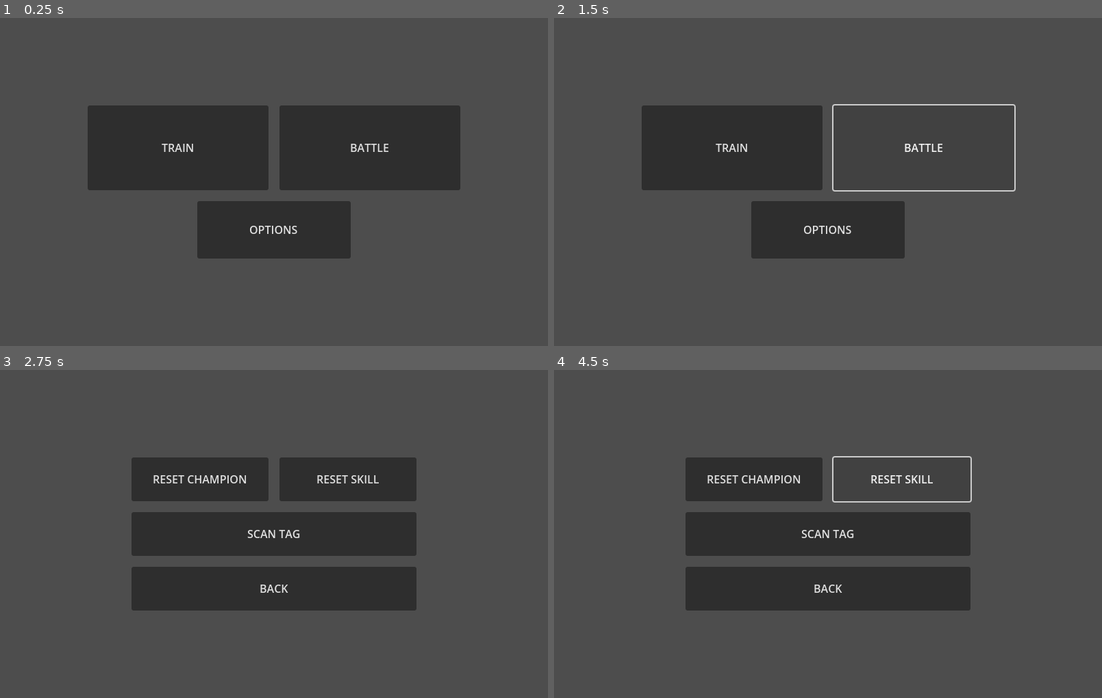
Above: before the commit, frames 1-4 (two rows, left to right).
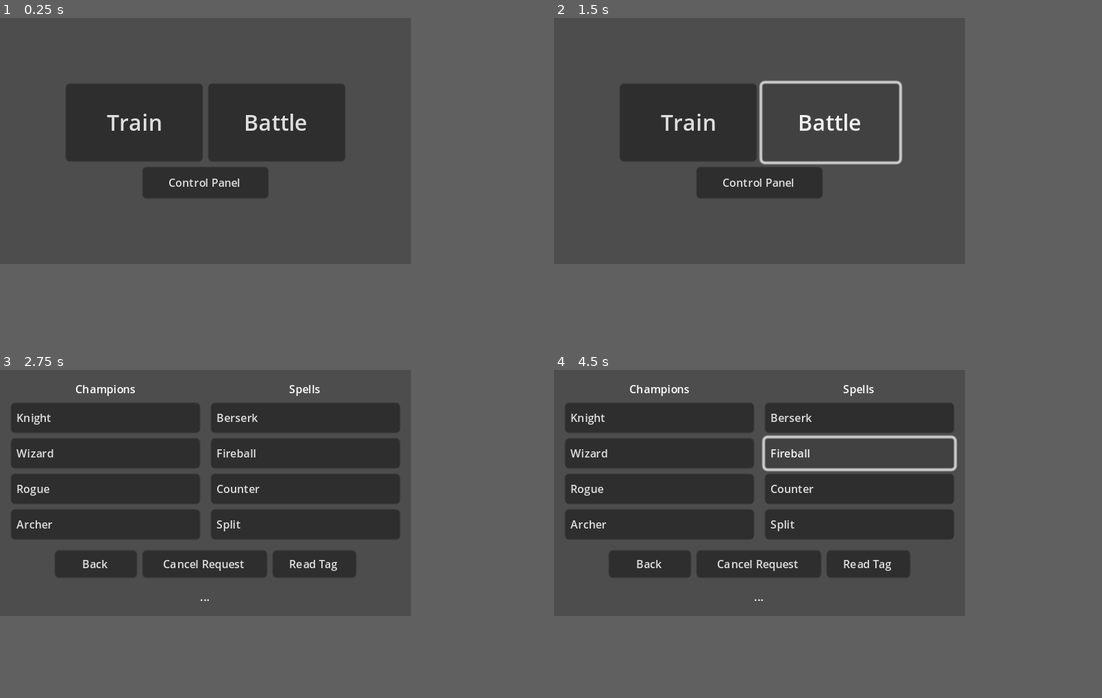
Above: after the commit, the same moments.

Repository: PixelPorridge/MakerLabGame
Game: Godot game, scene res://Scenes/Menu/Menu.tscn
The game is run twice, just before and just after one commit, with the same random seed, the same clock (stepped at 60 frames per second) and the same inputs.
Inputs (mouse positions are in pixels of both pictures, inside the frame that each line leads up to):
- Up to frame 1 (0.25 s): no input
- Up to frame 2 (1.5 s): click "TRAIN" (after the commit: "Train") at 0.5 s; click "BATTLE" (after the commit: "Battle") at 1.25 s
- Up to frame 3 (2.75 s): click (274, 583) at 2 s, where only the run before the commit has a clickable "OPTIONS"
- Up to frame 4 (4.5 s): click (751, 478) at 2.75 s, where only the run before the commit has a clickable "RESET CHAMPION"; click (696, 432) at 3.5 s, where only the run after the commit has a clickable "Knight"; click (904, 478) at 4.25 s, where only the run before the commit has a clickable "RESET SKILL"
In our replay, the window is 800x480 before the commit and 600x360 after it. These sizes can differ from the game's own. Grey fills any space a smaller window leaves; there, only what the larger window draws over its background counts as a difference.

The runs differ from the first frame. In frame 1, 18% of the frame differs, in the area x 12-84%, y 20-74%; in frame 2, 11%; in frame 3, 27%, in the area x 2-76%, y 4-74%; in frame 4, 26%.

Commit message:
Added champion/spell constants

Diff:
--- a/Global.gd
+++ /dev/null
@@ -1,3 +0,0 @@
-extends Node
-
-const SERVER = "http://127.0.0.1:5000"
--- /dev/null
+++ b/Globals/Champion.gd
@@ -0,0 +1,71 @@
+extends Node
+
+const ID = "_id"
+const CHAMPION = "champion"
+
+const LEVEL = "level"
+const EXP = "exp"
+
+const STRENGTH = "strength"
+const DEFENCE = "defence"
+const SPEED = "speed"
+const DEXTERITY = "dexterity"
+const VITALITY = "vitality"
+const WISDOM = "wisdom"
+
+const KNIGHT = 0
+const WIZARD = 1
+const ROGUE = 2
+const ARCHER = 3
+
+const CHAMPION_STATS = {
+	KNIGHT: {
+		STRENGTH: 3,
+		DEFENCE: 5,
+		SPEED: 1,
+		DEXTERITY: 2,
+		VITALITY: 5,
+		WISDOM: 2
+	},
+
+	WIZARD: {
+		STRENGTH: 5,
+	 	DEFENCE: 1,
+	 	SPEED: 3,
+	 	DEXTERITY: 2,
+	 	VITALITY: 2,
+	 	WISDOM: 5
+	},
+
+	ROGUE: {
+		STRENGTH: 3,
+	 	DEFENCE: 2,
+	 	SPEED: 5,
+	 	DEXTERITY: 5,
+	 	VITALITY: 2,
+	 	WISDOM: 1
+	},
+
+	ARCHER: {
+		STRENGTH: 5,
+	 	DEFENCE: 2,
+	 	SPEED: 2,
+	 	DEXTERITY: 5,
+	 	VITALITY: 1,
+	 	WISDOM: 3
+	}
+}
+
+func get_defaults(champion: int) -> Dictionary:
+	return {
+		ID: null,
+		CHAMPION: champion,
+		LEVEL: 1,
+		EXP: 0,
+		STRENGTH: CHAMPION_STATS[champion][STRENGTH],
+		DEFENCE: CHAMPION_STATS[champion][DEFENCE],
+		SPEED: CHAMPION_STATS[champion][SPEED],
+		DEXTERITY: CHAMPION_STATS[champion][DEXTERITY],
+		VITALITY: CHAMPION_STATS[champion][VITALITY],
+		WISDOM: CHAMPION_STATS[champion][WISDOM]
+	}
--- /dev/null
+++ b/Globals/Server.gd
@@ -0,0 +1,3 @@
+extends Node
+
+const URL = "http://127.0.0.1:5000"
--- /dev/null
+++ b/Globals/Spell.gd
@@ -0,0 +1,15 @@
+extends Node
+
+const ID = "_id"
+const SPELL = "spell"
+
+const BERSERK = 0
+const FIREBALL = 1
+const COUNTER = 2
+const SPLIT = 3
+
+func get_defaults(spell: int) -> Dictionary:
+	return {
+		ID: null,
+		SPELL: spell
+	}
--- a/Scenes/Menu/Menu.gd
+++ b/Scenes/Menu/Menu.gd
@@ -9,8 +9,8 @@
 	pass # Replace with function body.
 
 
-func _on_options_pressed():
-	get_tree().change_scene_to_file("res://Scenes/Options/Options.tscn")
+func _on_control_panel_pressed():
+	get_tree().change_scene_to_file("res://Scenes/Options/ControlPanel.tscn")
 
 
 func _on_quit_pressed():
--- a/Scenes/Menu/Menu.tscn
+++ b/Scenes/Menu/Menu.tscn
@@ -10,7 +10,6 @@
 grow_horizontal = 2
 grow_vertical = 2
 script = ExtResource("1_vfrg0")
-metadata/_edit_use_anchors_ = true
 
 [node name="MarginContainer" type="MarginContainer" parent="."]
 layout_mode = 1
@@ -19,43 +18,43 @@
 anchor_bottom = 1.0
 grow_horizontal = 2
 grow_vertical = 2
-theme_override_constants/margin_left = 128
-theme_override_constants/margin_top = 128
-theme_override_constants/margin_right = 128
-theme_override_constants/margin_bottom = 128
-metadata/_edit_use_anchors_ = true
+theme_override_constants/margin_left = 48
+theme_override_constants/margin_top = 48
+theme_override_constants/margin_right = 48
+theme_override_constants/margin_bottom = 48
 
 [node name="VBoxContainer" type="VBoxContainer" parent="MarginContainer"]
 layout_mode = 2
-theme_override_constants/separation = 16
 
 [node name="HBoxContainer" type="HBoxContainer" parent="MarginContainer/VBoxContainer"]
 layout_mode = 2
 size_flags_vertical = 3
-size_flags_stretch_ratio = 1.5
-theme_override_constants/separation = 16
+size_flags_stretch_ratio = 2.5
 
 [node name="Train" type="Button" parent="MarginContainer/VBoxContainer/HBoxContainer"]
 layout_mode = 2
 size_flags_horizontal = 3
-text = "TRAIN"
+theme_override_font_sizes/font_size = 16
+text = "Train"
 
 [node name="Battle" type="Button" parent="MarginContainer/VBoxContainer/HBoxContainer"]
 layout_mode = 2
 size_flags_horizontal = 3
-text = "BATTLE"
+theme_override_font_sizes/font_size = 16
+text = "Battle"
 
 [node name="MarginContainer" type="MarginContainer" parent="MarginContainer/VBoxContainer"]
 layout_mode = 2
 size_flags_vertical = 3
-theme_override_constants/margin_left = 160
-theme_override_constants/margin_right = 160
+theme_override_constants/margin_left = 56
+theme_override_constants/margin_right = 56
 
-[node name="Options" type="Button" parent="MarginContainer/VBoxContainer/MarginContainer"]
+[node name="ControlPanel" type="Button" parent="MarginContainer/VBoxContainer/MarginContainer"]
 layout_mode = 2
 size_flags_vertical = 3
-text = "OPTIONS"
+theme_override_font_sizes/font_size = 8
+text = "Control Panel"
 
 [connection signal="pressed" from="MarginContainer/VBoxContainer/HBoxContainer/Train" to="." method="_on_train_pressed"]
 [connection signal="pressed" from="MarginContainer/VBoxContainer/HBoxContainer/Battle" to="." method="_on_battle_pressed"]
-[connection signal="pressed" from="MarginContainer/VBoxContainer/MarginContainer/Options" to="." method="_on_options_pressed"]
+[connection signal="pressed" from="MarginContainer/VBoxContainer/MarginContainer/ControlPanel" to="." method="_on_control_panel_pressed"]
--- /dev/null
+++ b/Scenes/Options/ControlPanel.gd
@@ -0,0 +1,121 @@
+extends Control
+
+@export var request_node: HTTPRequest
+@export var result_node: Label
+
+const HEADERS = ["Content-Type: application/json"]
+const POST = HTTPClient.METHOD_POST
+
+var response := "..."
+
+
+func _ready():
+	request_node.request_completed.connect(_on_request_completed)
+
+func _process(_delta):
+	if request_node.get_http_client_status():
+		response = "Scanning..."
+		result_node.add_theme_color_override("font_color", Color.WHITE)
+
+	result_node.text = response
+
+
+func _on_request_completed(result, _response_code, _headers, body):
+	if result == HTTPRequest.RESULT_SUCCESS:
+		response = body.get_string_from_utf8()
+		result_node.add_theme_color_override("font_color", Color.GREEN)
+
+# === Champions ===
+
+# Knight
+func _on_knight_pressed():
+	if not request_node.get_http_client_status():
+
+		var data = Champion.get_defaults(Champion.KNIGHT)
+		var json = JSON.stringify(data)
+
+		request_node.request(Server.URL + "/set-champion", HEADERS, POST, json)
+
+# Wizard
+func _on_wizard_pressed():
+	if not request_node.get_http_client_status():
+
+		var data = Champion.get_defaults(Champion.WIZARD)
+		var json = JSON.stringify(data)
+
+		request_node.request(Server.URL + "/set-champion", HEADERS, POST, json)
+
+# Rogue
+func _on_rogue_pressed():
+	if not request_node.get_http_client_status():
+
+		var data = Champion.get_defaults(Champion.ROGUE)
+		var json = JSON.stringify(data)
+
+		request_node.request(Server.URL + "/set-champion", HEADERS, POST, json)
+
+# Archer
+func _on_archer_pressed():
+	if not request_node.get_http_client_status():
+
+		var data = Champion.get_defaults(Champion.ARCHER)
+		var json = JSON.stringify(data)
+
+		request_node.request(Server.URL + "/set-champion", HEADERS, POST, json)
+
+
+# === Spells ===
+
+# Berserk
+func _on_berserk_pressed():
+	if not request_node.get_http_client_status():
+
+		var data = Spell.get_defaults(Spell.BERSERK)
+		var json = JSON.stringify(data)
+
+		request_node.request(Server.URL + "/set-spell", HEADERS, POST, json)
+
+# Fireball
+func _on_fireball_pressed():
+	if not request_node.get_http_client_status():
+
+		var data = Spell.get_defaults(Spell.FIREBALL)
+		var json = JSON.stringify(data)
+
+		request_node.request(Server.URL + "/set-spell", HEADERS, POST, json)
+
+# Counter
+func _on_counter_pressed():
+	if not request_node.get_http_client_status():
+
+		var data = Spell.get_defaults(Spell.COUNTER)
+		var json = JSON.stringify(data)
+
+		request_node.request(Server.URL + "/set-spell", HEADERS, POST, json)
+
+# Split
+func _on_split_pressed():
+	if not request_node.get_http_client_status():
+
+		var data = Spell.get_defaults(Spell.SPLIT)
+		var json = JSON.stringify(data)
+
+		request_node.request(Server.URL + "/set-spell", HEADERS, POST, json)
+
+
+# === Misc ===
+
+func _on_back_pressed():
+	get_tree().change_scene_to_file("res://Scenes/Menu/Menu.tscn")
+
+
+func _on_cancel_request_pressed():
+	if request_node.get_http_client_status():
+		request_node.cancel_request()
+		response = "Request Cancelled!"
+		result_node.add_theme_color_override("font_color", Color.RED)
+
+
+func _on_read_tag_pressed():
+	if not request_node.get_http_client_status():
+		request_node.request(Server.URL + "/read-tag")
--- /dev/null
+++ b/Scenes/Options/ControlPanel.tscn
@@ -0,0 +1,164 @@
+[gd_scene load_steps=2 format=3 uid="uid://dql0o85rr07gp"]
+
+[ext_resource type="Script" path="res://Scenes/Options/ControlPanel.gd" id="1_d14fi"]
+
+[node name="ControlPanel" type="Control" node_paths=PackedStringArray("request_node", "result_node")]
+layout_mode = 3
+anchors_preset = 15
+anchor_right = 1.0
+anchor_bottom = 1.0
+grow_horizontal = 2
+grow_vertical = 2
+script = ExtResource("1_d14fi")
+request_node = NodePath("Request")
+result_node = NodePath("MarginContainer/VBoxContainer/Result")
+
+[node name="MarginContainer" type="MarginContainer" parent="."]
+layout_mode = 1
+anchors_preset = 15
+anchor_right = 1.0
+anchor_bottom = 1.0
+grow_horizontal = 2
+grow_vertical = 2
+theme_override_constants/margin_left = 8
+theme_override_constants/margin_top = 8
+theme_override_constants/margin_right = 8
+theme_override_constants/margin_bottom = 8
+
+[node name="VBoxContainer" type="VBoxContainer" parent="MarginContainer"]
+layout_mode = 2
+theme_override_constants/separation = 8
+
+[node name="HBoxContainer" type="HBoxContainer" parent="MarginContainer/VBoxContainer"]
+layout_mode = 2
+size_flags_vertical = 3
+theme_override_constants/separation = 8
+
+[node name="VBoxContainer" type="VBoxContainer" parent="MarginContainer/VBoxContainer/HBoxContainer"]
+layout_mode = 2
+size_flags_horizontal = 3
+
+[node name="Label" type="Label" parent="MarginContainer/VBoxContainer/HBoxContainer/VBoxContainer"]
+layout_mode = 2
+theme_override_font_sizes/font_size = 8
+text = "Champions"
+horizontal_alignment = 1
+
+[node name="Knight" type="Button" parent="MarginContainer/VBoxContainer/HBoxContainer/VBoxContainer"]
+layout_mode = 2
+size_flags_vertical = 3
+theme_override_font_sizes/font_size = 8
+text = "Knight"
+alignment = 0
+
+[node name="Wizard" type="Button" parent="MarginContainer/VBoxContainer/HBoxContainer/VBoxContainer"]
+layout_mode = 2
+size_flags_vertical = 3
+theme_override_font_sizes/font_size = 8
+text = "Wizard"
+alignment = 0
+
+[node name="Rogue" type="Button" parent="MarginContainer/VBoxContainer/HBoxContainer/VBoxContainer"]
+layout_mode = 2
+size_flags_vertical = 3
+theme_override_font_sizes/font_size = 8
+text = "Rogue"
+alignment = 0
+
+[node name="Archer" type="Button" parent="MarginContainer/VBoxContainer/HBoxContainer/VBoxContainer"]
+layout_mode = 2
+size_flags_vertical = 3
+theme_override_font_sizes/font_size = 8
+text = "Archer"
+alignment = 0
+
+[node name="VBoxContainer2" type="VBoxContainer" parent="MarginContainer/VBoxContainer/HBoxContainer"]
+layout_mode = 2
+size_flags_horizontal = 3
+
+[node name="Label" type="Label" parent="MarginContainer/VBoxContainer/HBoxContainer/VBoxContainer2"]
+layout_mode = 2
+theme_override_font_sizes/font_size = 8
+text = "Spells"
+horizontal_alignment = 1
+
+[node name="Berserk" type="Button" parent="MarginContainer/VBoxContainer/HBoxContainer/VBoxContainer2"]
+layout_mode = 2
+size_flags_vertical = 3
+theme_override_font_sizes/font_size = 8
+text = "Berserk"
+alignment = 0
+
+[node name="Fireball" type="Button" parent="MarginContainer/VBoxContainer/HBoxContainer/VBoxContainer2"]
+layout_mode = 2
+size_flags_vertical = 3
+theme_override_font_sizes/font_size = 8
+text = "Fireball"
+alignment = 0
+
+[node name="Counter" type="Button" parent="MarginContainer/VBoxContainer/HBoxContainer/VBoxContainer2"]
+layout_mode = 2
+size_flags_vertical = 3
+theme_override_font_sizes/font_size = 8
+text = "Counter"
+alignment = 0
+
+[node name="Split" type="Button" parent="MarginContainer/VBoxContainer/HBoxContainer/VBoxContainer2"]
+layout_mode = 2
+size_flags_vertical = 3
+theme_override_font_sizes/font_size = 8
+text = "Split"
+alignment = 0
+
+[node name="MarginContainer" type="MarginContainer" parent="MarginContainer/VBoxContainer"]
+layout_mode = 2
+size_flags_horizontal = 3
+theme_override_constants/margin_left = 32
+theme_override_constants/margin_right = 32
+
+[node name="HBoxContainer" type="HBoxContainer" parent="MarginContainer/VBoxContainer/MarginContainer"]
+layout_mode = 2
+size_flags_vertical = 3
+theme_override_constants/separation = 4
+
+[node name="Back" type="Button" parent="MarginContainer/VBoxContainer/MarginContainer/HBoxContainer"]
+layout_mode = 2
+size_flags_horizontal = 3
+size_flags_vertical = 3
+theme_override_font_sizes/font_size = 8
+text = "Back"
+
+[node name="CancelRequest" type="Button" parent="MarginContainer/VBoxContainer/MarginContainer/HBoxContainer"]
+layout_mode = 2
+size_flags_horizontal = 3
+size_flags_stretch_ratio = 1.5
+theme_override_font_sizes/font_size = 8
+text = "Cancel Request"
+
+[node name="ReadTag" type="Button" parent="MarginContainer/VBoxContainer/MarginContainer/HBoxContainer"]
+layout_mode = 2
+size_flags_horizontal = 3
+size_flags_vertical = 3
+theme_override_font_sizes/font_size = 8
+text = "Read Tag"
+
+[node name="Result" type="Label" parent="MarginContainer/VBoxContainer"]
+layout_mode = 2
+theme_override_font_sizes/font_size = 8
+text = "..."
+horizontal_alignment = 1
+
+[node name="Request" type="HTTPRequest" parent="."]
+timeout = 10.0
+
+[connection signal="pressed" from="MarginContainer/VBoxContainer/HBoxContainer/VBoxContainer/Knight" to="." method="_on_knight_pressed"]
+[connection signal="pressed" from="MarginContainer/VBoxContainer/HBoxContainer/VBoxContainer/Wizard" to="." method="_on_wizard_pressed"]
+[connection signal="pressed" from="MarginContainer/VBoxContainer/HBoxContainer/VBoxContainer/Rogue" to="." method="_on_rogue_pressed"]
+[connection signal="pressed" from="MarginContainer/VBoxContainer/HBoxContainer/VBoxContainer/Archer" to="." method="_on_archer_pressed"]
+[connection signal="pressed" from="MarginContainer/VBoxContainer/HBoxContainer/VBoxContainer2/Berserk" to="." method="_on_berserk_pressed"]
+[connection signal="pressed" from="MarginContainer/VBoxContainer/HBoxContainer/VBoxContainer2/Fireball" to="." method="_on_fireball_pressed"]
+[connection signal="pressed" from="MarginContainer/VBoxContainer/HBoxContainer/VBoxContainer2/Counter" to="." method="_on_counter_pressed"]
+[connection signal="pressed" from="MarginContainer/VBoxContainer/HBoxContainer/VBoxContainer2/Split" to="." method="_on_split_pressed"]
+[connection signal="pressed" from="MarginContainer/VBoxContainer/MarginContainer/HBoxContainer/Back" to="." method="_on_back_pressed"]
+[connection signal="pressed" from="MarginContainer/VBoxContainer/MarginContainer/HBoxContainer/CancelRequest" to="." method="_on_cancel_request_pressed"]
+[connection signal="pressed" from="MarginContainer/VBoxContainer/MarginContainer/HBoxContainer/ReadTag" to="." method="_on_read_tag_pressed"]
--- a/Scenes/Options/Options.gd
+++ /dev/null
@@ -1,18 +0,0 @@
-extends Control
-
-
-func _ready():
-	$HTTPRequest.request_completed.connect(_on_scan_tag_request_completed)
-
-
-func _on_scan_tag_pressed():
-	$HTTPRequest.request(Global.SERVER + "/scan")
-
-
-func _on_back_pressed():
-	get_tree().change_scene_to_file("res://Scenes/Menu/Menu.tscn")
-
-
-func _on_scan_tag_request_completed(_result, _response_code, _headers, body):
-	var json = JSON.parse_string(body.get_string_from_utf8())
-	$MarginContainer/VBoxContainer/ScanTag.text = "SCAN TAG\n" + JSON.stringify(json)
--- a/Scenes/Options/Options.tscn
+++ /dev/null
@@ -1,59 +0,0 @@
-[gd_scene load_steps=2 format=3 uid="uid://dql0o85rr07gp"]
-
-[ext_resource type="Script" path="res://Scenes/Options/Options.gd" id="1_n78lh"]
-
-[node name="Options" type="Control"]
-layout_mode = 3
-anchors_preset = 15
-anchor_right = 1.0
-anchor_bottom = 1.0
-grow_horizontal = 2
-grow_vertical = 2
-script = ExtResource("1_n78lh")
-
-[node name="MarginContainer" type="MarginContainer" parent="."]
-layout_mode = 1
-anchors_preset = 15
-anchor_right = 1.0
-anchor_bottom = 1.0
-grow_horizontal = 2
-grow_vertical = 2
-theme_override_constants/margin_left = 192
-theme_override_constants/margin_top = 128
-theme_override_constants/margin_right = 192
-theme_override_constants/margin_bottom = 128
-
-[node name="VBoxContainer" type="VBoxContainer" parent="MarginContainer"]
-layout_mode = 2
-theme_override_constants/separation = 16
-
-[node name="HBoxContainer" type="HBoxContainer" parent="MarginContainer/VBoxContainer"]
-layout_mode = 2
-size_flags_vertical = 3
-theme_override_constants/separation = 16
-
-[node name="ResetChampion" type="Button" parent="MarginContainer/VBoxContainer/HBoxContainer"]
-layout_mode = 2
-size_flags_horizontal = 3
-size_flags_vertical = 3
-text = "RESET CHAMPION"
-
-[node name="ResetSkill" type="Button" parent="MarginContainer/VBoxContainer/HBoxContainer"]
-layout_mode = 2
-size_flags_horizontal = 3
-text = "RESET SKILL"
-
-[node name="ScanTag" type="Button" parent="MarginContainer/VBoxContainer"]
-layout_mode = 2
-size_flags_vertical = 3
-text = "SCAN TAG"
-
-[node name="Back" type="Button" parent="MarginContainer/VBoxContainer"]
-layout_mode = 2
-size_flags_vertical = 3
-text = "BACK"
-
-[node name="HTTPRequest" type="HTTPRequest" parent="."]
-
-[connection signal="pressed" from="MarginContainer/VBoxContainer/ScanTag" to="." method="_on_scan_tag_pressed"]
-[connection signal="pressed" from="MarginContainer/VBoxContainer/Back" to="." method="_on_back_pressed"]
--- a/project.godot
+++ b/project.godot
@@ -19,15 +19,20 @@
 
 [autoload]
 
-Global="*res://Global.gd"
+Server="*res://Globals/Server.gd"
+Champion="*res://Globals/Champion.gd"
+Spell="*res://Globals/Spell.gd"
 
 [display]
 
-window/size/viewport_width=800
-window/size/viewport_height=480
-window/stretch/mode="viewport"
+window/size/viewport_width=300
+window/size/viewport_height=180
+window/size/window_width_override=1200
+window/size/window_height_override=720
+window/stretch/mode="canvas_items"
 
 [rendering]
 
+textures/canvas_textures/default_texture_filter=0
 renderer/rendering_method="gl_compatibility"
 renderer/rendering_method.mobile="gl_compatibility"
